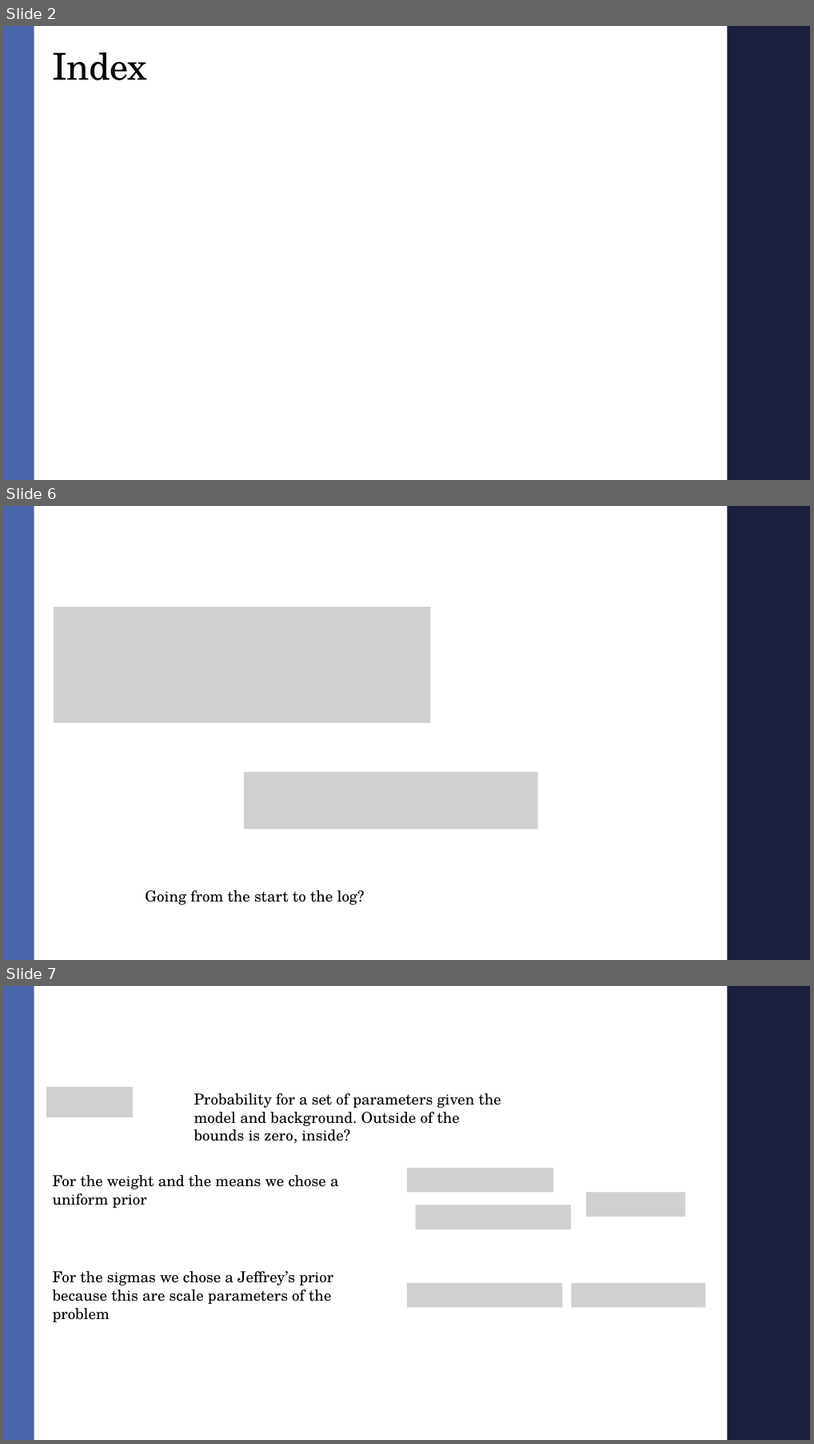
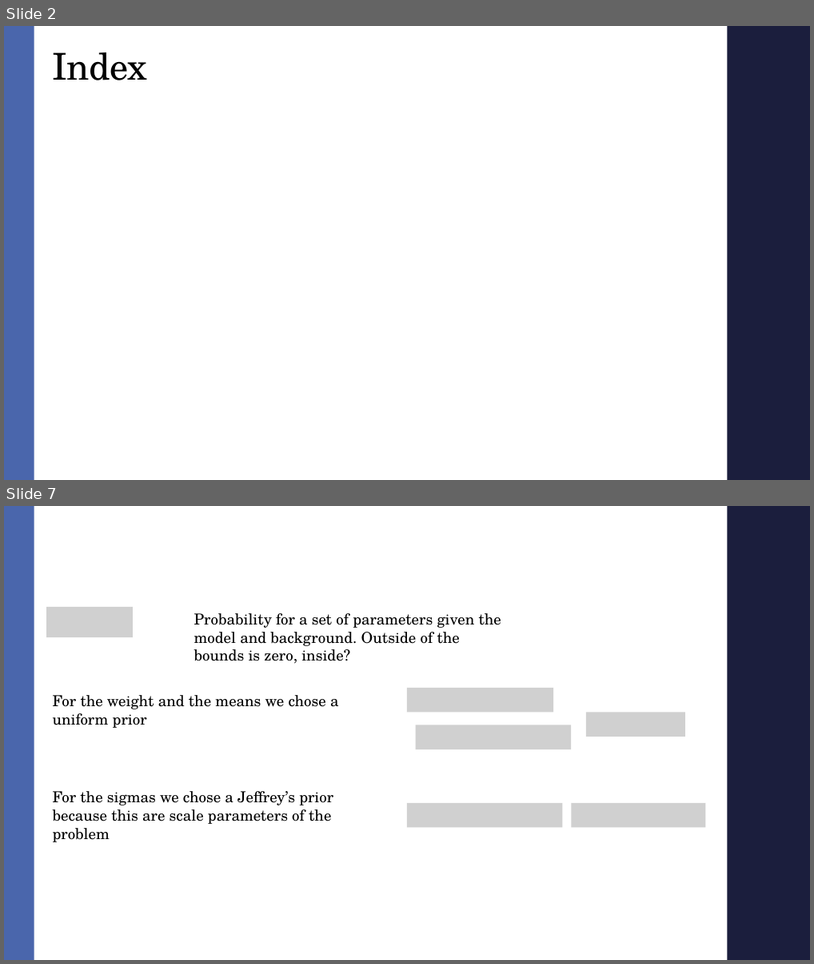
Before and after one commit to AndreaMarcone01/Bayesian_exam, a slide deck: Seminar.pptx. Shown one above the other, each under a label of ours: slides 2, 6 and 7 before the commit, slides 2 and 7 after it; the slides between them are not shown. The pictures are 814x1444 and 814x964 pixels, drawn with LibreOffice and Linux fonts; fonts in the diff are those of the drawing; grey boxes stand for pictures; background and template pictures are left out. Boxes give left, top, right and bottom in pixels: in the first picture for what was removed or moved away, otherwise in the second. Text is boxed around its words. In the diff, an @@ line names an element or a change of style, - is before the commit and + after.

```diff
--- a/Seminar.pptx
+++ b/Seminar.pptx
@@ slide 6 removed at [4,506,810,960], background #FFFFFF; not listed: 2 template elements that a slide beside it also shows @@
@@ picture removed at [54,607,431,723] @@
@@ picture removed at [244,772,538,828] @@
@@ text removed at [145,890,365,904] @@
-Going from the start to the log?
```
Also in this commit, not shown: 3 slides changed, 3 slides added, 3 other files.
